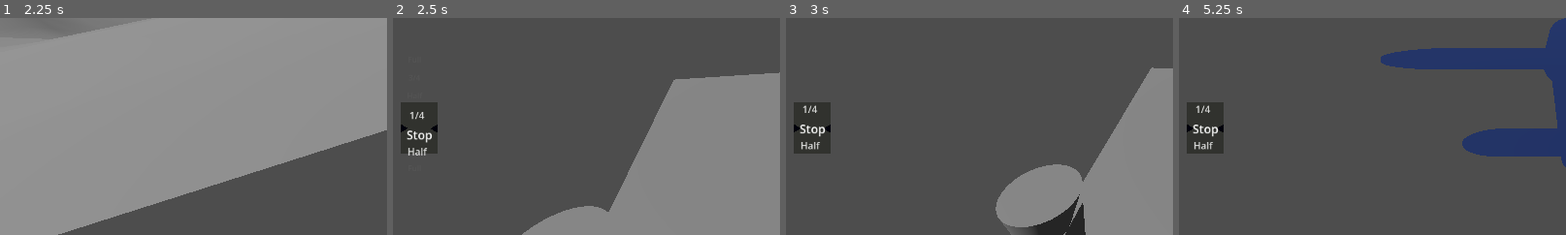
Above: before the commit, frames 1-4 (left to right).
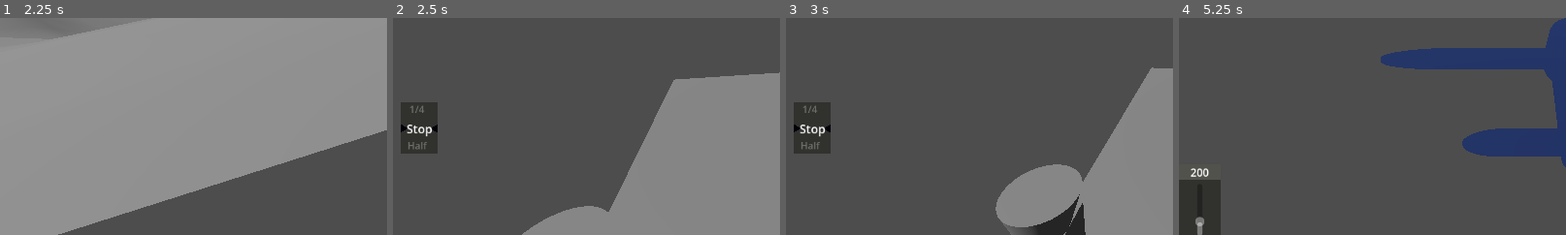
Above: after the commit, the same moments.

Repository: HenrikPent/Tattitukka
Game: Godot game, scene res://Main/main.tscn
The game is run twice, just before and just after one commit, with the same random seed, the same clock (stepped at 60 frames per second) and the same inputs.
Inputs (mouse positions are % of the whole screen's width and height, from its top left):
- Up to frame 1 (2.25 s): click "SINGLEPLAYER" at 0.5 s; click "START GAME" at 1.25 s; tap Enter at 2 s; move the mouse to (55, 50) at 2.02 s; press the mouse at (55, 50) at 2.03 s; hold W (forward) from 2.03 s (still down)
- Up to frame 2 (2.5 s): keep holding W (forward); tap Space (jump) at 2.27 s
- Up to frame 3 (3 s): keep holding W (forward); move the mouse to (45, 50) at 2.77 s; release the mouse at (45, 50) at 2.78 s; tap U (carrier_spawn) at 2.85 s
- Up to frame 4 (5.25 s): keep holding W (forward); tap Space (jump) at 3.02, 3.5, 4.52 s; click (45, 50) at 3.05 s; move the mouse to (52, 48) at 3.52 s; press the mouse at (52, 48) at 3.53 s; move the mouse to (49, 52) at 4.27 s; release the mouse at (49, 52) at 4.28 s; tap Shift (run) at 4.35 s; click (49, 52) at 4.55 s; tap Enter at 5 s; move the mouse to (57, 51) at 5.02 s; hold 1 (unit_next) from 5.03 s (still down)
The pictures show only the part of the screen within x 0-50%, y 50-100%; the shares and areas given below are measured in that part.

Frame 1 is identical in both runs. In frame 2, 0.6% of the frame differs, in the area x 3-11%, y 40-64%; in frame 3, 0.1%; in frame 4, 4.9%, in the area x 0-12%, y 38-100%.

Commit message:
HUD päivitys+ bugien ja multiplayerin fiksailua, descissä lista
hudit lensakarille ja lavoille, vain ohjatavan yksikön hud näkyy kameralle

Unitin vaihto clientillä
unttien team id synkronointi
ammusten spawnaus ja synkronointi clientille

Diff:
--- /dev/null
+++ b/HUDs/HUDManager.gd
@@ -0,0 +1,11 @@
+extends Node
+
+
+# Called when the node enters the scene tree for the first time.
+func _ready() -> void:
+	pass # Replace with function body.
+
+
+# Called every frame. 'delta' is the elapsed time since the previous frame.
+func _process(delta: float) -> void:
+	pass
--- /dev/null
+++ b/HUDs/PlaneHUD/PlaneHUD.tscn
@@ -0,0 +1,9 @@
+[gd_scene format=3 uid="uid://4x1g326qtqrc"]
+
+[node name="Control" type="Control" unique_id=2042530961]
+layout_mode = 3
+anchors_preset = 15
+anchor_right = 1.0
+anchor_bottom = 1.0
+grow_horizontal = 2
+grow_vertical = 2
--- /dev/null
+++ b/HUDs/PlaneHUD/plane_hud.gd
@@ -0,0 +1,23 @@
+extends Control
+
+# Haetaan viittaus lentokoneeseen (joka on HUD-CanvasLayerin parent)
+@onready var plane = get_parent().get_parent()
+
+@onready var thrust_bar = $ThrustBar
+@onready var thrust_label = $ThrustLabel
+
+func _process(_delta):
+	if not is_instance_valid(plane): return
+
+	# Päivitetään työntövoiman visualisointi
+	if thrust_bar:
+		thrust_bar.value = plane.sync_thrust
+
+	if thrust_label:
+		thrust_label.text = str(int(plane.sync_thrust))
+
+	# vaihtaa palkin väriä kun ollaan täysillä
+	if plane.sync_thrust > 550:
+		thrust_bar.modulate = Color.ORANGE_RED
+	else:
+		thrust_bar.modulate = Color.WHITE
--- /dev/null
+++ b/HUDs/PlaneHUD/plane_hud.tscn
@@ -0,0 +1,44 @@
+[gd_scene format=3 uid="uid://bf67wslmstlfe"]
+
+[ext_resource type="Script" uid="uid://4vyl5fxtgoje" path="res://HUDs/PlaneHUD/plane_hud.gd" id="1_7gh2t"]
+
+[node name="PlaneHUD" type="Control" unique_id=648420183]
+layout_mode = 3
+anchors_preset = 15
+anchor_right = 1.0
+anchor_bottom = 1.0
+grow_horizontal = 2
+grow_vertical = 2
+script = ExtResource("1_7gh2t")
+
+[node name="ColorRect" type="ColorRect" parent="." unique_id=196662348]
+layout_mode = 0
+offset_top = 566.0
+offset_right = 62.0
+offset_bottom = 649.0
+color = Color(0.19131765, 0.19762558, 0.17879257, 1)
+
+[node name="ColorRect2" type="ColorRect" parent="." unique_id=994281045]
+layout_mode = 0
+offset_top = 543.0
+offset_right = 62.0
+offset_bottom = 566.0
+color = Color(0.31583053, 0.3214955, 0.29886618, 1)
+
+[node name="ThrustBar" type="VSlider" parent="." unique_id=1192352732]
+layout_mode = 0
+offset_top = 572.0
+offset_right = 62.0
+offset_bottom = 649.0
+min_value = 100.0
+max_value = 600.0
+value = 100.0
+editable = false
+scrollable = false
+
+[node name="ThrustLabel" type="Label" parent="." unique_id=1395785374]
+layout_mode = 0
+offset_top = 543.0
+offset_right = 62.0
+offset_bottom = 566.0
+horizontal_alignment = 1
--- a/Main/main.tscn
+++ b/Main/main.tscn
@@ -10,7 +10,6 @@
 [ext_resource type="Script" uid="uid://xvecnipce37h" path="res://Main/projectile_manager.gd" id="6_o60nc"]
 [ext_resource type="PackedScene" uid="uid://d2g4ttc31irpv" path="res://GameUI/FormationMap/formation_map.tscn" id="7_f6fdm"]
 [ext_resource type="PackedScene" uid="uid://bbfs4b24lb62r" path="res://GameUI/Help/HelpUI.tscn" id="8_rj11h"]
-[ext_resource type="PackedScene" uid="uid://burshulicu6nj" path="res://HUDs/ShipHud/ship_hud.tscn" id="10_qac2q"]
 
 [node name="Main" type="Node3D" unique_id=950126725]
 script = ExtResource("1_liyct")
@@ -61,11 +60,3 @@
 
 [node name="TacticalMap" parent="UI" unique_id=246792766 instance=ExtResource("6_ib3t1")]
 visible = false
-
-[node name="HUD" type="CanvasLayer" parent="." unique_id=1575048541]
-
-[node name="ShipHUD" parent="HUD" unique_id=1897236483 instance=ExtResource("10_qac2q")]
-offset_left = 12.0
-offset_top = 450.0
-offset_right = -1100.0
-offset_bottom = -13.0
--- a/Main/projectile_manager.gd
+++ b/Main/projectile_manager.gd
@@ -1,3 +1,4 @@
+#Projectile manager
 extends Node
 
 @export var scenes : Dictionary = {
@@ -14,7 +15,7 @@
 @rpc("any_peer", "call_local", "reliable")
 func request_fire(type: String, spawn_pos: Vector3, spawn_dir: Vector3, shooter_id: int, speed: float):
 	# Vain palvelin spawnaa objektin, MultiplayerSpawner hoitaa loput
-	if not is_multiplayer_authority(): return
+	if not multiplayer.is_server(): return
 
 	if not scenes.has(type): return
 
--- a/Main/unit_spawner.gd
+++ b/Main/unit_spawner.gd
@@ -47,27 +47,25 @@
 
 
 func spawn_unit(type: String, team: int, pos: Vector3, nime: String, rot: Vector3 = Vector3.ZERO):
-	if not multiplayer.is_server(): return null # Vain serveri saa spawnata
+	if not multiplayer.is_server(): return null
 
 	var unit = scenes[type].instantiate()
-
-	# 1. NIMI: Tämän on oltava SAMA kaikilla, jotta synkronointi toimii.
 	unit.name = nime
 
-	# 2. LISÄYS: Lisätään puuhun ENNEN kuin asetetaan position
-	# (Tämä triggeröi MultiplayerSpawnerin lähettämään paketin klienteille)
+	# --- ASETETAAN TIIMI ENNEN PUUHUN LISÄYSTÄ ---
+	if unit.has_method("set_team"):
+		unit.set_team(team)
+	# Jos team_id on export-muuttuja:
+	unit.team_id = team
+
+	# Nyt kun lisäät lapsen, MultiplayerSpawner lähettää alkutilanteen (spawn data),
+	# jossa oikea team_id on jo mukana.
 	var units_node = get_node("/root/Main/Units")
 	units_node.add_child(unit, true)
 
-	# 3. TRANSFORMAATIO: Asetetaan vasta kun unitti on "sisällä"
+	# Transformit voi asettaa tässä, ne synkronoituvat MultiplayerSynchronizerilla perässä
 	unit.global_position = pos
 	unit.global_rotation = rot
-
-	# 4. DATA: Authority ja tiimi
-	if unit.has_method("set_team"):
-		unit.set_team(team)
-
-	# Oletuksena authority on palvelin (AI)
 	unit.set_multiplayer_authority(1)
 
 	return unit
--- a/Player/PlayerManager.gd
+++ b/Player/PlayerManager.gd
@@ -49,7 +49,13 @@
 func _update_controlled_unit_list(p_id: int, u_path: NodePath):
 	var unit = get_node_or_null(u_path)
 
-	# --- TURVALLINEN SIIVOUS ---
+	# --- HUDIN SAMMUTUS (Vanha unitti) ---
+	# Jos vaihdat yksikköä, sammutetaan nykyinen HUD
+	if p_id == multiplayer.get_unique_id() or p_id == 0:
+		if is_instance_valid(controlled_unit):
+			controlled_unit.set_hud_active(false)
+
+	# --- UNIT LISTAN SIIVOUS ---
 	var dead_ids = []
 	for key in controlled_units.keys():
 		if not is_instance_valid(controlled_units[key]):
@@ -60,30 +66,34 @@
 
 	if p_id == 0:
 		# Yksikkö vapautui AI:lle
-		unit.set_multiplayer_authority(1) # AI on aina palvelimen (1) alla
-		unit.is_player_controlled = false
-		# Poistetaan vanha kytkös listasta jos sellainen oli
-		for key in controlled_units.keys():
-			if controlled_units[key] == unit:
-				controlled_units.erase(key)
+		if is_instance_valid(unit):
+			unit.set_multiplayer_authority(1)
+			unit.is_player_controlled = false
+			unit.set_hud_active(false) # Varmistetaan että HUD sammuu AI:lla
+
+			for key in controlled_units.keys():
+				if controlled_units[key] == unit:
+					controlled_units.erase(key)
 	else:
+		if not is_instance_valid(unit): return
+
 		# Yksikkö meni pelaajalle
 		controlled_units[p_id] = unit
 		unit.set_multiplayer_authority(p_id)
 
-		# Jos minä olen se, joka sai tämän yksikön
 		if p_id == multiplayer.get_unique_id():
 			controlled_unit = unit
 			unit.is_player_controlled = true
+			# --- HUDIN KÄYNNISTYS ---
+			unit.set_hud_active(true)
 		else:
-			# Jos joku muu sai tämän yksikön, se ei ole minun AI:ni eikä pelaajani
 			unit.is_player_controlled = true
-			# (Tämä pidetään true:na, jotta _physics_process ei aja AI-logiikkaa muilla kuin authoritylla)
+			# Muiden pelaajien yksiköillä HUD pysyy kiinni
+			unit.set_hud_active(false)
+
 
 # --- NÄPPÄIMET 1 JA 2 ---
 func _unhandled_input(event: InputEvent):
-	# Vain authority (paikallinen pelaaja) saa lähettää näppäinkomentoja
-	if not is_multiplayer_authority(): return
 
 	if event.is_action_pressed("unit_next"):
 		_cycle_units(1)
--- a/Projectiles/Shells/127_mm.tscn
+++ b/Projectiles/Shells/127_mm.tscn
@@ -5,6 +5,14 @@
 [sub_resource type="SphereShape3D" id="SphereShape3D_hbs31"]
 
 [sub_resource type="SphereMesh" id="SphereMesh_hbs31"]
+
+[sub_resource type="SceneReplicationConfig" id="SceneReplicationConfig_hbs31"]
+properties/0/path = NodePath(".:position")
+properties/0/spawn = true
+properties/0/replication_mode = 1
+properties/1/path = NodePath(".:rotation")
+properties/1/spawn = true
+properties/1/replication_mode = 1
 
 [node name="127mm" type="Area3D" unique_id=55568628]
 collision_layer = 16
@@ -16,3 +24,6 @@
 
 [node name="MeshInstance3D" type="MeshInstance3D" parent="." unique_id=529972584]
 mesh = SubResource("SphereMesh_hbs31")
+
+[node name="MultiplayerSynchronizer" type="MultiplayerSynchronizer" parent="." unique_id=1405874669]
+replication_config = SubResource("SceneReplicationConfig_hbs31")
--- a/Units/Vehicles/Planes/FighterV1/figterV1.tscn
+++ b/Units/Vehicles/Planes/FighterV1/figterV1.tscn
@@ -3,6 +3,7 @@
 [ext_resource type="Script" uid="uid://dpl83ijhk51jc" path="res://Units/Vehicles/Planes/FighterV1/figter_v_1_controls.gd" id="1_i7mby"]
 [ext_resource type="PackedScene" uid="uid://cdso8vcldx6e" path="res://Units/Vehicles/Planes/FighterV1/FighterV1_proto.glb" id="2_i7mby"]
 [ext_resource type="Script" uid="uid://2s8fr0xybxc4" path="res://Units/Vehicles/Planes/FighterV1/FighterPropeller.gd" id="3_htp35"]
+[ext_resource type="PackedScene" uid="uid://bf67wslmstlfe" path="res://HUDs/PlaneHUD/plane_hud.tscn" id="4_lsgye"]
 
 [sub_resource type="SceneReplicationConfig" id="SceneReplicationConfig_qq0nq"]
 properties/0/path = NodePath(".:sync_thrust")
@@ -17,6 +18,9 @@
 properties/3/path = NodePath(".:rotation")
 properties/3/spawn = true
 properties/3/replication_mode = 1
+properties/4/path = NodePath(".:team_id")
+properties/4/spawn = true
+properties/4/replication_mode = 1
 
 [sub_resource type="StandardMaterial3D" id="StandardMaterial3D_htp35"]
 albedo_color = Color(0.14767182, 0.14767179, 0.14767179, 1)
@@ -31,6 +35,8 @@
 
 [node name="FigterV1" type="CharacterBody3D" unique_id=1926567412]
 transform = Transform3D(1, 0, 1.7484555e-07, 0, 1, 0, -1.7484555e-07, 0, 1, 0, 0, 0)
+collision_layer = 8
+collision_mask = 31
 script = ExtResource("1_i7mby")
 
 [node name="MultiplayerSynchronizer" type="MultiplayerSynchronizer" parent="." unique_id=169410675]
@@ -57,3 +63,7 @@
 [node name="CollisionShape3D" type="CollisionShape3D" parent="." unique_id=1443363817]
 transform = Transform3D(0.5, 0, 0, 0, -2.1855694e-08, -0.5, 0, 0.5, -2.1855694e-08, -7.1054274e-15, 2.9095961e-08, -0.66563797)
 shape = SubResource("CapsuleShape3D_qq0nq")
+
+[node name="HUD" type="CanvasLayer" parent="." unique_id=677608745]
+
+[node name="PlaneHUD" parent="HUD" unique_id=648420183 instance=ExtResource("4_lsgye")]
--- a/Units/Vehicles/Planes/FighterV1/figter_v_1_controls.gd
+++ b/Units/Vehicles/Planes/FighterV1/figter_v_1_controls.gd
@@ -1,4 +1,7 @@
 extends CharacterBody3D
+
+@onready var hud: Control = $HUD/PlaneHUD
+
 
 @export_group("Stats")
 @export var team_id: int = 0
@@ -30,6 +33,10 @@
 
 var gravity: float = 9.81
 
+func _ready():
+	if hud:
+		hud.visible = false
+
 func _physics_process(delta: float) -> void:
 	if is_multiplayer_authority():
 		if is_player_controlled:
@@ -38,6 +45,10 @@
 			_run_ai_logic(delta)
 
 		move_and_slide()
+
+func set_hud_active(active: bool):
+	if hud:
+		hud.visible = active
 
 func _handle_movement(delta: float) -> void:
 	# 1. Työntövoima
--- a/Units/Vehicles/Ships/Carrier/Carrier.tscn
+++ b/Units/Vehicles/Ships/Carrier/Carrier.tscn
@@ -2,6 +2,7 @@
 
 [ext_resource type="Script" uid="uid://bwxub02ord4wm" path="res://Units/Vehicles/Ships/ShipControl.gd" id="1_useov"]
 [ext_resource type="Script" uid="uid://b5n3n7kvpxqub" path="res://Units/Vehicles/Ships/Carrier/plane_spawner.gd" id="2_11jt6"]
+[ext_resource type="PackedScene" uid="uid://burshulicu6nj" path="res://HUDs/ShipHud/ship_hud.tscn" id="3_ag4s0"]
 
 [sub_resource type="SceneReplicationConfig" id="SceneReplicationConfig_hqgen"]
 properties/0/path = NodePath(".:sync_steering")
@@ -19,6 +20,9 @@
 properties/4/path = NodePath(".:rotation")
 properties/4/spawn = true
 properties/4/replication_mode = 1
+properties/5/path = NodePath(".:team_id")
+properties/5/spawn = true
+properties/5/replication_mode = 1
 
 [sub_resource type="BoxMesh" id="BoxMesh_hqgen"]
 size = Vector3(60, 35, 260)
@@ -60,3 +64,11 @@
 [node name="MeshInstance3D" type="MeshInstance3D" parent="MeshInstance3D/MeshInstance3D2" unique_id=649061901]
 transform = Transform3D(1, 0, 0, 0, 1, 0, 0, 0, 1, 0, -2.5, 0)
 mesh = SubResource("BoxMesh_nvdkt")
+
+[node name="HUD" type="CanvasLayer" parent="." unique_id=1486320551]
+
+[node name="ShipHUD" parent="HUD" unique_id=1897236483 instance=ExtResource("3_ag4s0")]
+offset_left = 12.0
+offset_top = 450.0
+offset_right = -1100.0
+offset_bottom = -13.0
--- a/Units/Vehicles/Ships/Destroyer/DestroyerMuzzle.gd
+++ b/Units/Vehicles/Ships/Destroyer/DestroyerMuzzle.gd
@@ -20,7 +20,7 @@
 
 	var manager = get_node_or_null("/root/Main/ProjectileManager")
 	if manager:
-		manager.request_fire.rpc(projectile_type, pos, dir, shooter_id, speed)
+		manager.request_fire.rpc_id(1, projectile_type, pos, dir, shooter_id, speed)
 
 		# Kutsutaan ääniefektiä kaikille (myös itselle)
 		play_fire_effects.rpc()
--- a/Units/Vehicles/Ships/Destroyer/destroyer.tscn
+++ b/Units/Vehicles/Ships/Destroyer/destroyer.tscn
@@ -4,6 +4,7 @@
 [ext_resource type="Script" uid="uid://bwxub02ord4wm" path="res://Units/Vehicles/Ships/ShipControl.gd" id="1_71o2c"]
 [ext_resource type="Script" uid="uid://4444remad25y" path="res://Units/Vehicles/Ships/Destroyer/ShipDamageManager.gd" id="2_0fp06"]
 [ext_resource type="PackedScene" uid="uid://bax42thm5dabi" path="res://Units/Vehicles/Ships/Destroyer/destroyer turret.glb" id="2_6dt7c"]
+[ext_resource type="PackedScene" uid="uid://burshulicu6nj" path="res://HUDs/ShipHud/ship_hud.tscn" id="2_d2w44"]
 [ext_resource type="Script" uid="uid://bhl3xo5ar3x3v" path="res://Units/Vehicles/Ships/Destroyer/destroyer_turret.gd" id="3_6dt7c"]
 [ext_resource type="Script" uid="uid://dxh5xvwav752h" path="res://Units/Vehicles/Ships/Destroyer/turret_manager.gd" id="3_i4px2"]
 [ext_resource type="PackedScene" uid="uid://cseul83jry2lf" path="res://Units/Vehicles/Ships/Destroyer/muzzle_flash.tscn" id="5_0enge"]
@@ -50,6 +51,9 @@
 properties/12/path = NodePath("Turret4/Gun:rotation")
 properties/12/spawn = true
 properties/12/replication_mode = 1
+properties/13/path = NodePath(".:team_id")
+properties/13/spawn = true
+properties/13/replication_mode = 1
 
 [sub_resource type="BoxShape3D" id="BoxShape3D_71o2c"]
 size = Vector3(16, 20, 140)
@@ -65,11 +69,19 @@
 
 [node name="Destroyer" type="CharacterBody3D" unique_id=523173322]
 collision_layer = 8
-collision_mask = 14
+collision_mask = 30
 script = ExtResource("1_71o2c")
 
 [node name="MultiplayerSynchronizer" type="MultiplayerSynchronizer" parent="." unique_id=87473862]
 replication_config = SubResource("SceneReplicationConfig_6dt7c")
+
+[node name="HUD" type="CanvasLayer" parent="." unique_id=88241044]
+
+[node name="ShipHUD" parent="HUD" unique_id=1897236483 instance=ExtResource("2_d2w44")]
+offset_left = 12.0
+offset_top = 450.0
+offset_right = -1100.0
+offset_bottom = -13.0
 
 [node name="ModuleDamage" type="Node3D" parent="." unique_id=758147372]
 script = ExtResource("2_0fp06")
--- a/Units/Vehicles/Ships/ShipControl.gd
+++ b/Units/Vehicles/Ships/ShipControl.gd
@@ -9,6 +9,7 @@
 @export var cam_max_dist := 150.0
 @export_group("") # Tämä tyhjä merkkijono "sulkee" edellisen ryhmän
 
+@onready var hud: Control = $HUD/ShipHUD
 
 # --- SYNC-MUUTTUJAT ---
 # Nämä muuttujat lisätään MultiplayerSynchronizeriin
@@ -41,6 +42,11 @@
 var formation_offset := Vector3.ZERO # Paikka suhteessa johtajaan
 @export var formation_grid_size := 40.0 # Etäisyys "yksiköiden" välillä
 
+
+func _ready():
+	if hud:
+		hud.visible = false
+
 func _physics_process(delta: float) -> void:
 	if is_sinking:
 		# Pakotetaan laiva alaspäin
@@ -60,6 +66,10 @@
 			_run_ai_logic()
 
 		_apply_movement(delta)
+
+func set_hud_active(active: bool):
+	if hud:
+		hud.visible = active
 
 func _read_player_input() -> void:
 	# --- TÄMÄ ON TÄRKEIN LISÄYS ---
--- a/Units/Vehicles/Ships/ship_hud.gd
+++ b/Units/Vehicles/Ships/ship_hud.gd
@@ -3,47 +3,41 @@
 @onready var roller: VBoxContainer = $Speed
 @export var label_height : float = 27.0
 
+# Haetaan viittaus laivaan kerran (Ship -> HUD -> ShipHUD)
+@onready var ship = get_parent().get_parent()
+
 func _process(delta: float) -> void:
-	var ship = PlayerManager.controlled_unit
+	# 1. Turvatarkistus: Jos laiva katoaa, ei tehdä mitään
+	if not is_instance_valid(ship):
+		return
 
-	if is_instance_valid(ship) and ship.is_player_controlled:
-		visible = true
-		_update_speed_roller(ship, delta)
-	else:
-		visible = false
+	# 2. HUDin oma logiikka: Päivitetään rullaa
+	# (Näkyvyyttä ei enää hallita tässä, PlayerManager hoitaa sen)
+	_update_speed_roller(ship, delta)
 
-func _update_speed_roller(ship: Node3D, delta: float) -> void:
-	var index = ship.get("sync_speed_index") # Arvo 0-6
+func _update_speed_roller(ship_ref: Node3D, delta: float) -> void:
+	var index = ship_ref.get("sync_speed_index")
+	if index == null: return
 
-	if index != null:
-		var total_labels = roller.get_child_count()
-		var reversed_index = (total_labels - 1) - index
+	var total_labels = roller.get_child_count()
+	var reversed_index = (total_labels - 1) - index
 
-		# Jos haluat, että valittu teksti on ikkunan KESKELLÄ,
-		# ja ikkuna on 3 labelia korkea, target_y pitää siirtää yhden labelin verran alemmas
-		# jotta reversed_index 0 ei ole ikkunan yläreunassa vaan keskellä.
-		var offset_to_center = label_height # Tämä jättää yhden tyhjän paikan yläpuolelle
-		var target_y = -(reversed_index * label_height) + offset_to_center
+	var offset_to_center = label_height
+	var target_y = -(reversed_index * label_height) + offset_to_center
 
-		# Sulava rullaus
-		roller.position.y = lerp(roller.position.y, target_y, 12.0 * delta)
+	# Animaatiot
+	roller.position.y = lerp(roller.position.y, target_y, 12.0 * delta)
 
-		var labels = roller.get_children()
-		for i in range(labels.size()):
-			# Lasketaan kuinka kaukana tämä label on valitusta (0 = valittu, 1 = naapuri)
-			var distance = abs(i - reversed_index)
+	var labels = roller.get_children()
+	for i in range(labels.size()):
+		var distance = abs(i - reversed_index)
 
-			if distance == 0:
-				# VALITTU (Keskellä)
-				labels[i].modulate = Color.WHITE
-				labels[i].modulate.a = lerp(labels[i].modulate.a, 1.0, 15.0 * delta)
-				labels[i].scale = lerp(labels[i].scale, Vector2(1.1, 1.1), 15.0 * delta)
-			elif distance == 1:
-				# YLÄ- JA ALAPUOLI
-				labels[i].modulate = Color.WHITE
-				labels[i].modulate.a = lerp(labels[i].modulate.a, 0.3, 15.0 * delta) # Himmeämpi
-				labels[i].scale = lerp(labels[i].scale, Vector2(0.9, 0.9), 15.0 * delta)
-			else:
-				# MUUT (Näkymättömät)
-				labels[i].modulate.a = lerp(labels[i].modulate.a, 0.0, 15.0 * delta)
-				labels[i].scale = lerp(labels[i].scale, Vector2(0.7, 0.7), 15.0 * delta)
+		if distance == 0:
+			labels[i].modulate.a = lerp(labels[i].modulate.a, 1.0, 15.0 * delta)
+			labels[i].scale = lerp(labels[i].scale, Vector2(1.1, 1.1), 15.0 * delta)
+		elif distance == 1:
+			labels[i].modulate.a = lerp(labels[i].modulate.a, 0.3, 15.0 * delta)
+			labels[i].scale = lerp(labels[i].scale, Vector2(0.9, 0.9), 15.0 * delta)
+		else:
+			labels[i].modulate.a = lerp(labels[i].modulate.a, 0.0, 15.0 * delta)
+			labels[i].scale = lerp(labels[i].scale, Vector2(0.7, 0.7), 15.0 * delta)
Not shown, added: HUDs/HUDManager.gd.uid
Not shown, added: HUDs/PlaneHUD/plane_hud.gd.uid
